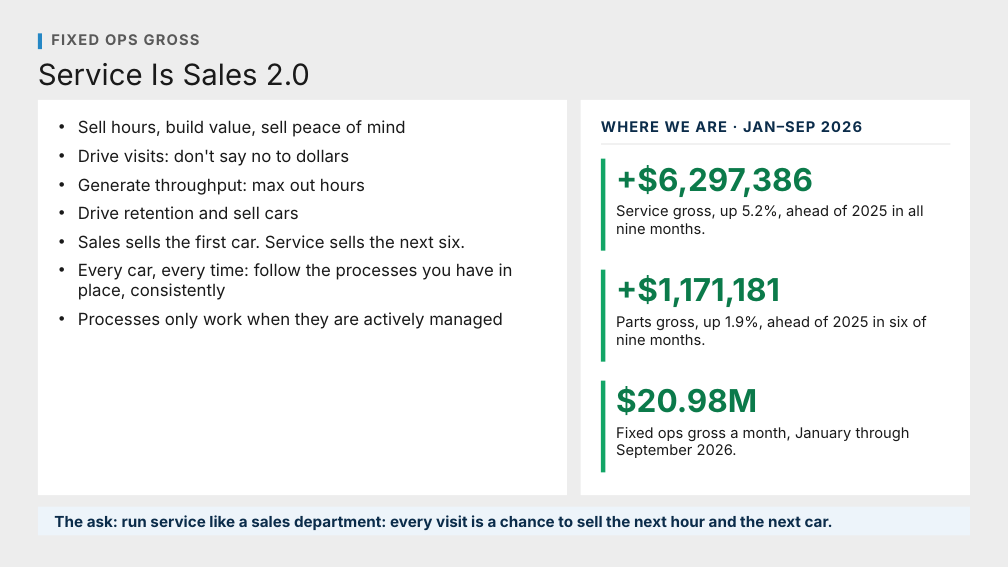
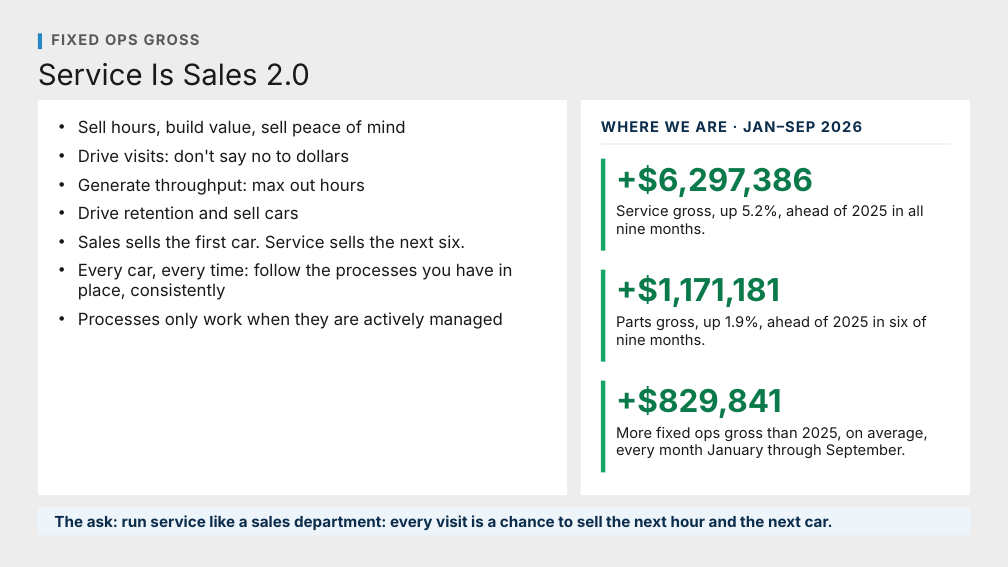
Before and after one commit to Ndresner/Noah, a slide deck: slide 12 of day2-deck/decks/Fixed Ops - Day 2 Example Test Deck.pptx. Drawn at 1008x567 pixels with LibreOffice and Linux fonts; fonts in the diff are those of the drawing. Boxes give left, top, right and bottom in pixels: in the first picture for what was removed or moved away, otherwise in the second. Text is boxed around its words. In the diff, an @@ line names an element or a change of style, - is before the commit and + after.

```diff
--- a/day2-deck/decks/Fixed Ops - Day 2 Example Test Deck.pptx
+++ b/day2-deck/decks/Fixed Ops - Day 2 Example Test Deck.pptx
@@ text at <box>616,386,782,418</box>: text changed @@
-$20.98M
++$829,841
@@ text at <box>616,427,927,458</box>: text changed @@
-Fixed ops gross a month, January through September 2026.
+More fixed ops gross than 2025, on average, every month January through September.
```
Also in this commit, not shown: 4 other slides changed, 10 other files.
